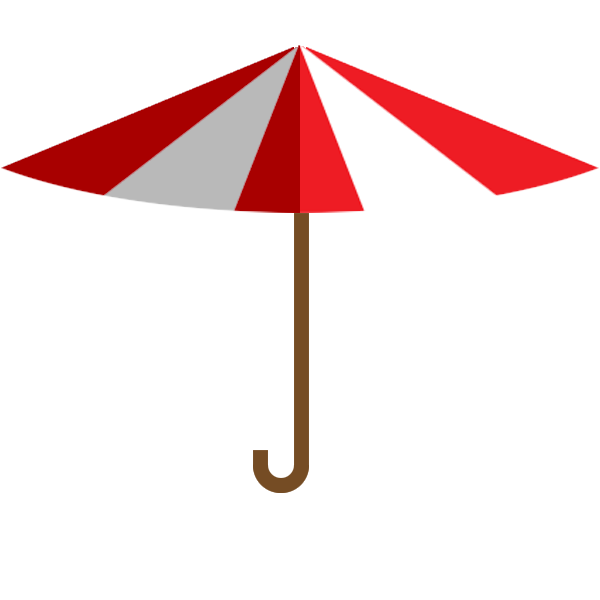
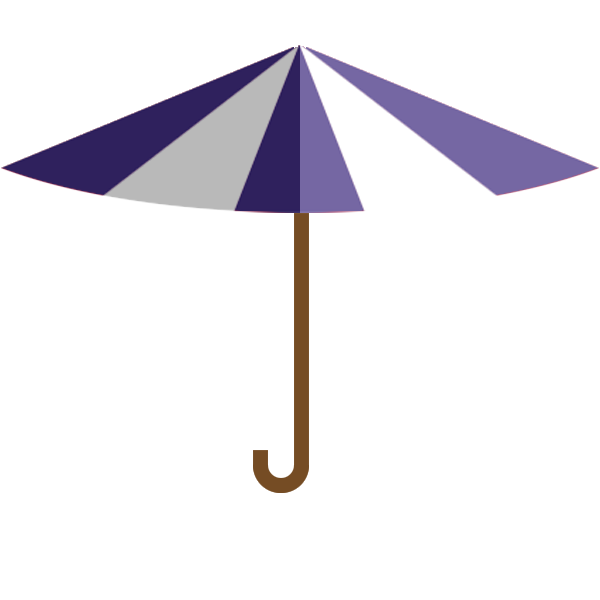
Comparing the layer stacks of the two 600 x 600 images. Changes:
added layer "Layer 5 copy 2" above "Layer 5 copy" over [1, 45, 599, 213]
